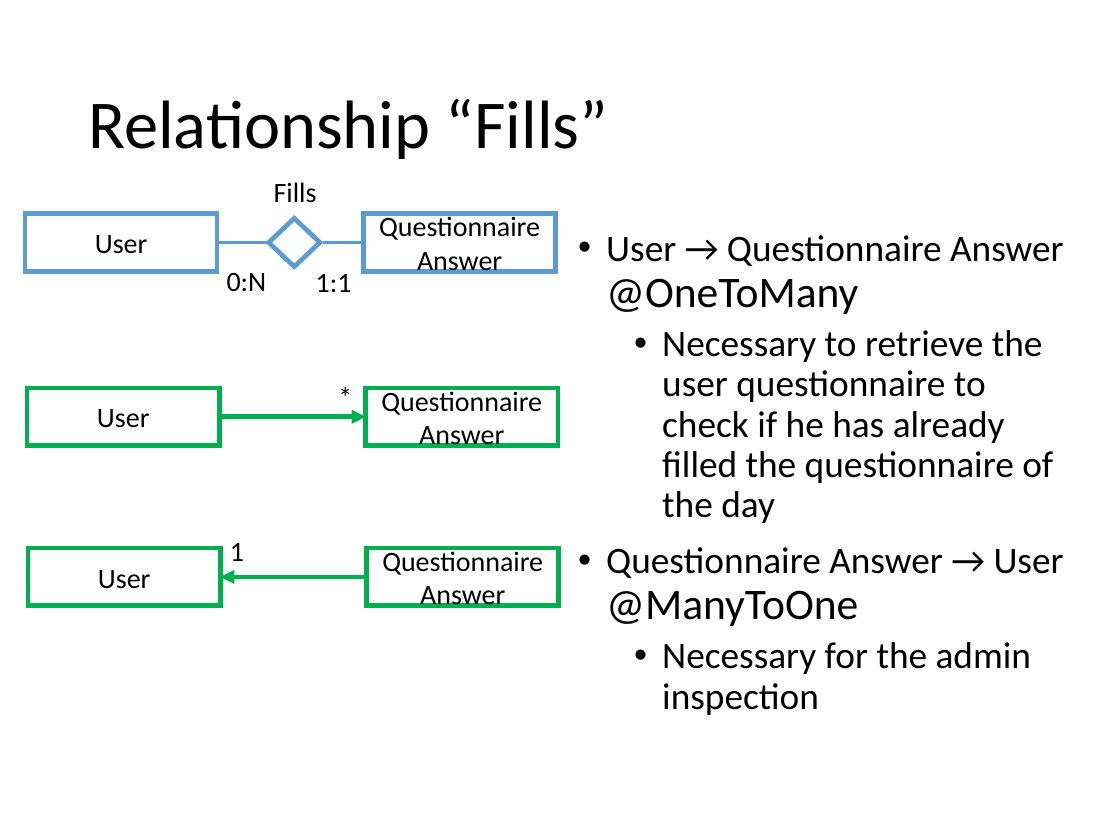
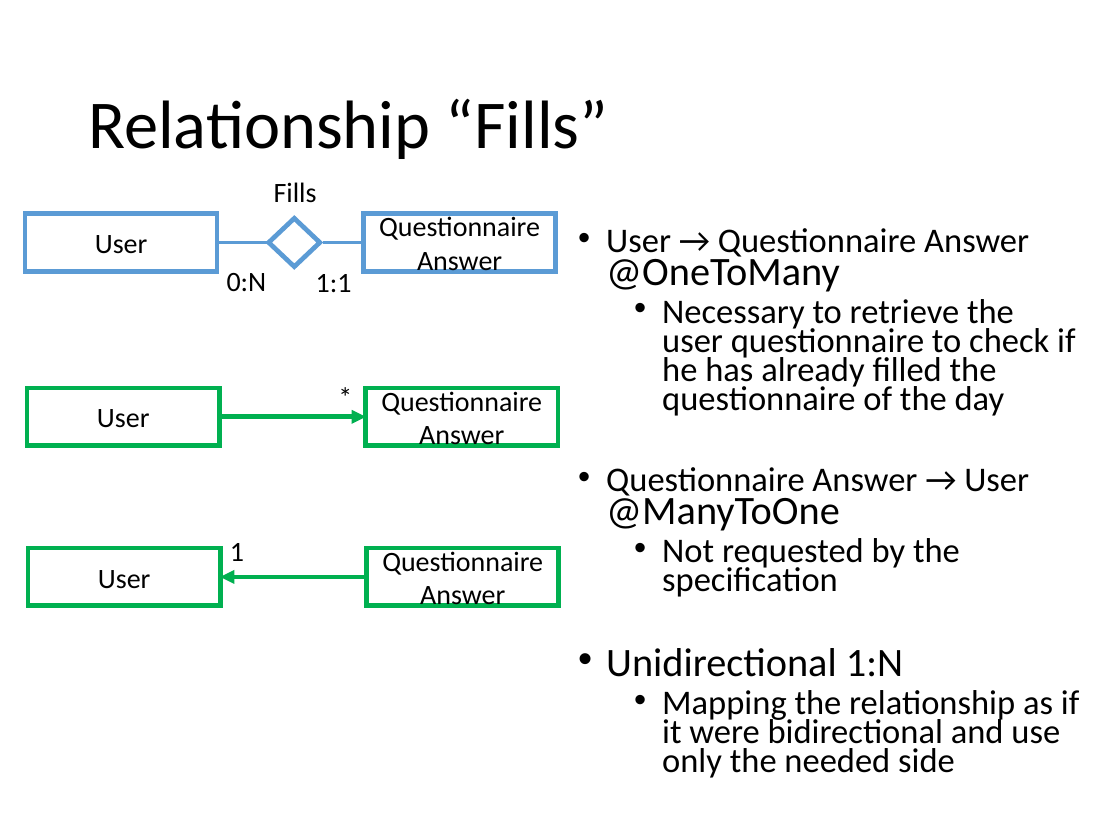
Before and after one commit to riccardo-nannini/Gamified-Marketing-Application, a slide deck: slide 11 of DD.pptx (slide 12 before the commit). Drawn at 1120x840 pixels with LibreOffice and Linux fonts; fonts in the diff are those of the drawing. Boxes give left, top, right and bottom in pixels: in the first picture for what was removed or moved away, otherwise in the second. Text is boxed around its words. In the diff, an @@ line names an element or a change of style, - is before the commit and + after.

Commit message:
Update DD, fixed entities relationships and various fixes

```diff
--- a/DD.pptx
+++ b/DD.pptx
@@ text at [606,228,1075,531]: size 24 to 22.2 pt in "User → Questionnaire Answer", "Necessary to retrieve the user questionnaire to ...", "Questionnaire Answer → User"; size 28 to 25.9 pt in "@OneToMany", "@ManyToOne"; line spacing 0.9 to 0.7 @@
@@ text at [606,538,1079,778]: text changed; size 24 to 22.2 pt @@
-  • Necessary for the admin inspection
+  • Not requested by the specification
+• Unidirectional 1:N
+  • Mapping the relationship as if it were bidirectional and use only the needed side
```
Also in this commit, not shown: 7 other slides changed, 4 slides added, 2 slides removed, 14 other files.
